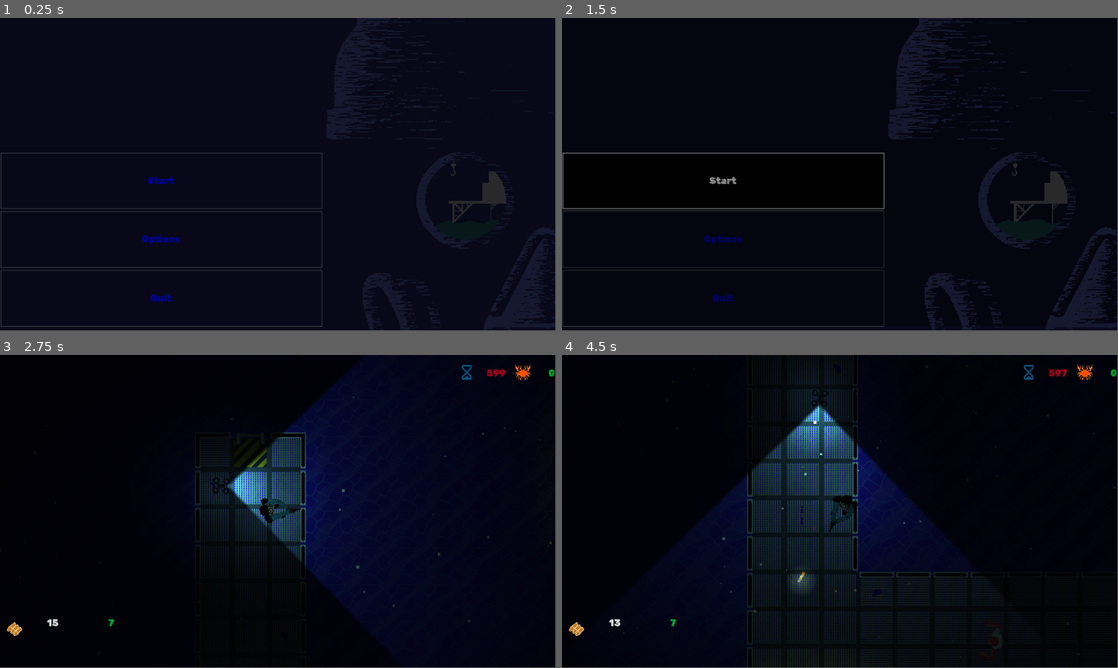
Above: before the commit, frames 1-4 (two rows, left to right).
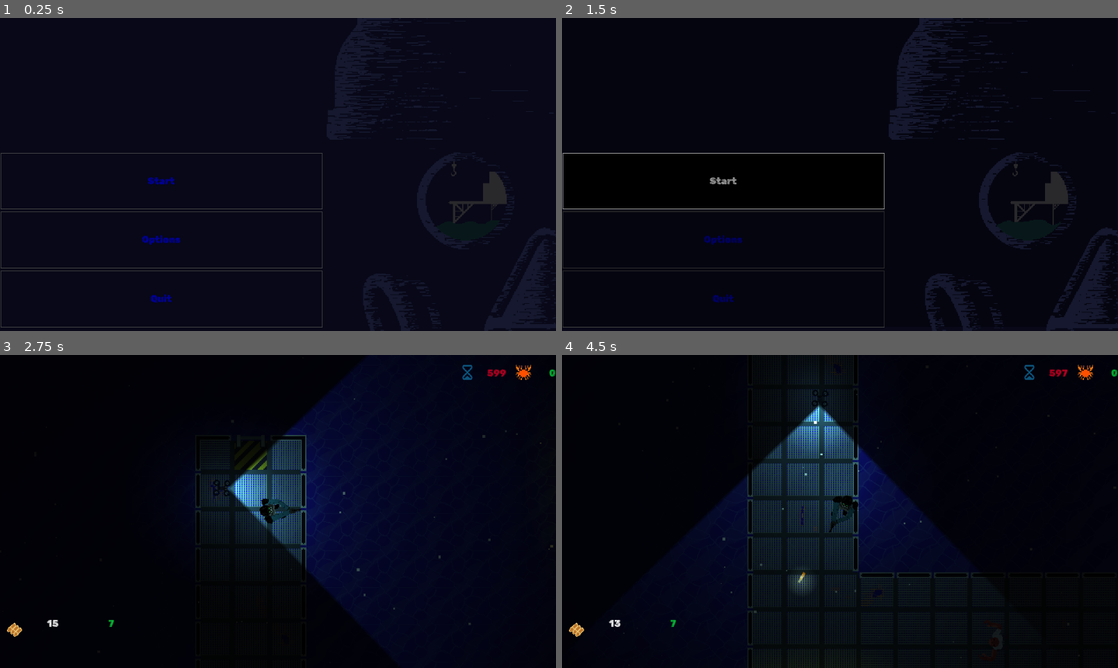
Above: after the commit, the same moments.

Repository: Fulgurata/Antibody
Game: Godot game, scene res://scenes/menus/main_menu/main_menu.tscn
The game is run twice, just before and just after one commit, with the same random seed, the same clock (stepped at 60 frames per second) and the same inputs. Sound files missing from this copy of the repository are replaced by a short silence.
Inputs (mouse positions are in pixels of both pictures, inside the frame that each line leads up to):
- Up to frame 1 (0.25 s): no input
- Up to frame 2 (1.5 s): click "Start" at 0.5 s; click "Start" at 1.25 s
- Up to frame 3 (2.75 s): move the mouse to (400, 495) at 2.02 s; hold D (move_right) from 2.03 s (still down); tap Shift (dodge) at 2.1 s; click (400, 495) at 2.17 s
- Up to frame 4 (4.5 s): move the mouse to (728, 527) at 2.77 s; release D (move_right) at 2.78 s; hold S (move_down) 2.78-3.53 s; tap Q (flare) at 2.85 s; click (728, 527) at 2.92 s; move the mouse to (895, 442) at 3.52 s; hold D (move_right) 3.53-4.28 s; tap 1 (give_ammo_dev) at 3.6 s; click (895, 442) at 3.67 s; tap Enter at 4.25 s; move the mouse to (812, 574) at 4.27 s; hold W (move_up) from 4.28 s (still down); tap E (interact) at 4.35 s; click (812, 574) at 4.42 s
In our replay, the window is 799x449 before the commit and 800x450 after it. These sizes can differ from the game's own. Grey fills any space a smaller window leaves; there, only what the larger window draws over its background counts as a difference.

The runs differ from the first frame. In frame 1, 1.1% of the frame differs, in the area x 0-92%, y 46-99%; in frame 2, 1.8%; in frame 3, 2.0%, in the area x 1-100%, y 3-90%; in frame 4, 1.2%.

Commit message:
web fixes and debug
fixed pause menus
fixed web bugs
implemented fullscreen
fixed sound buses

Diff:
--- a/project.godot
+++ b/project.godot
@@ -24,6 +24,7 @@
 
 window/size/viewport_width=960
 window/size/viewport_height=540
+window/stretch/mode="viewport"
 
 [dotnet]
 
--- a/scenes/boss/boss.tscn
+++ b/scenes/boss/boss.tscn
@@ -516,6 +516,7 @@
 [node name="Boss_laugh" type="AudioStreamPlayer2D" parent="."]
 stream = ExtResource("18_mplrl")
 volume_db = 10.0
+bus = &"SFX"
 
 [node name="Boss_die" type="AudioStreamPlayer2D" parent="."]
 stream = ExtResource("18_a2pgj")
--- a/scenes/characters/player/gun.tscn
+++ b/scenes/characters/player/gun.tscn
@@ -29,3 +29,4 @@
 
 [node name="Reload" type="AudioStreamPlayer2D" parent="."]
 stream = ExtResource("5_elm5o")
+bus = &"SFX"
--- a/scenes/levels/Level2/level_2.tscn
+++ b/scenes/levels/Level2/level_2.tscn
@@ -110,7 +110,6 @@
 rotation = 0.648784
 
 [node name="DirectionalLight2D" type="DirectionalLight2D" parent="."]
-visible = false
 blend_mode = 1
 
 [node name="lights" type="Node2D" parent="."]
@@ -405,6 +404,7 @@
 [node name="Music_1" type="AudioStreamPlayer" parent="."]
 stream = ExtResource("23_obfk2")
 volume_db = -16.0
+bus = &"Music"
 parameters/looping = true
 
 [connection signal="timeout" from="Fade_Timer" to="." method="_on_fade_timer_timeout"]
--- a/scenes/levels/level_4/level_4.tscn
+++ b/scenes/levels/level_4/level_4.tscn
@@ -27,6 +27,7 @@
 [ext_resource type="PackedScene" uid="uid://3icltdq3xtfe" path="res://scenes/characters/drone/drone.tscn" id="24_2lgc8"]
 [ext_resource type="AudioStream" uid="uid://buj4cb322puha" path="res://scenes/levels/music_1ogg.ogg" id="26_rcvpl"]
 [ext_resource type="AudioStream" uid="uid://dqgbqtbeac5y3" path="res://scenes/levels/music_2ogg.ogg" id="27_ewsed"]
+[ext_resource type="PackedScene" uid="uid://c2itqlh42qfb8" path="res://scenes/menus/main_menu/fade_transition.tscn" id="28_gk4iy"]
 
 [sub_resource type="TileSetAtlasSource" id="TileSetAtlasSource_40xnu"]
 texture = ExtResource("1_yqkak")
@@ -467,7 +468,6 @@
 position = Vector2(195, 130)
 
 [node name="DirectionalLight2D" type="DirectionalLight2D" parent="."]
-visible = false
 blend_mode = 1
 
 [node name="Enemy" parent="." instance=ExtResource("15_4gdak")]
@@ -542,11 +542,13 @@
 stream = ExtResource("26_rcvpl")
 volume_db = -16.0
 autoplay = true
+bus = &"Music"
 parameters/looping = true
 
 [node name="music_2" type="AudioStreamPlayer" parent="."]
 stream = ExtResource("27_ewsed")
 volume_db = -16.0
+bus = &"Music"
 parameters/looping = true
 
 [node name="music_trigger" type="Area2D" parent="."]
@@ -556,7 +558,13 @@
 shape = SubResource("RectangleShape2D_f1ate")
 debug_color = Color(0.65945, 0.514962, 0, 0.42)
 
+[node name="Fade_Transition" parent="." instance=ExtResource("28_gk4iy")]
+visible = false
+
+[node name="Fade_Timer" type="Timer" parent="."]
+
 [connection signal="area_entered" from="music_trigger" to="." method="_on_music_trigger_area_entered"]
+[connection signal="timeout" from="Fade_Timer" to="." method="_on_fade_timer_timeout"]
 
 [editable path="Lights/PartyLightRed"]
 [editable path="Lights/PartyLightBlue"]
@@ -580,3 +588,4 @@
 [editable path="Doors/Door6"]
 [editable path="Doors/Door7"]
 [editable path="Doors/Door8"]
+[editable path="Fade_Transition"]
--- a/scenes/levels/top_side_level/top_side_level.tscn
+++ b/scenes/levels/top_side_level/top_side_level.tscn
@@ -311,6 +311,7 @@
 [node name="Ambience" type="AudioStreamPlayer" parent="."]
 stream = ExtResource("8_j6apj")
 autoplay = true
+bus = &"Music"
 
 [node name="Radio" parent="." instance=ExtResource("16_4hur3")]
 position = Vector2(2573, 698)
--- a/scripts/characters/player_scripts/player.gd
+++ b/scripts/characters/player_scripts/player.gd
@@ -119,3 +119,8 @@
 
 func has_knife_fo_real() -> void:
 	has_knife = true
+
+func _input(event: InputEvent) -> void:
+	if event is InputEventMouseButton and event.pressed:
+		#Input.set_mouse_mode(Input.MOUSE_MODE_CAPTURED)
+		Input.mouse_mode = Input.MOUSE_MODE_CONFINED
--- a/scripts/levels/level_4.gd
+++ b/scripts/levels/level_4.gd
@@ -18,3 +18,8 @@
 		var time_until_next_measure = measure_length - fposmod(current_pos, measure_length)
 		await get_tree().create_timer(time_until_next_measure).timeout
 		layer_track.play()
+
+
+func _on_fade_timer_timeout() -> void:
+	print("you died menu incoming")
+	get_tree().change_scene_to_file("res://scenes/menus/you_died/you_died.tscn")
Not shown, changed: export_presets.cfg
Not shown: 1 places in scenes/levels/level_4/level_4.tscn that only renumber resources
